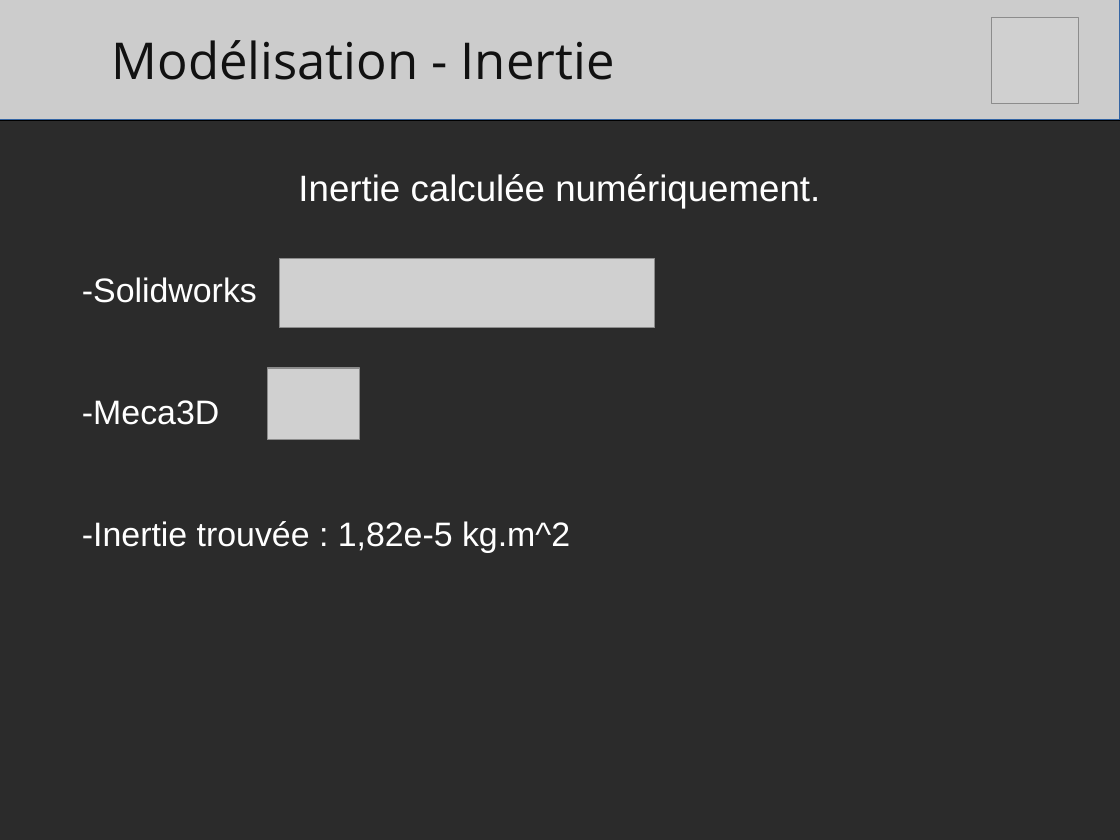
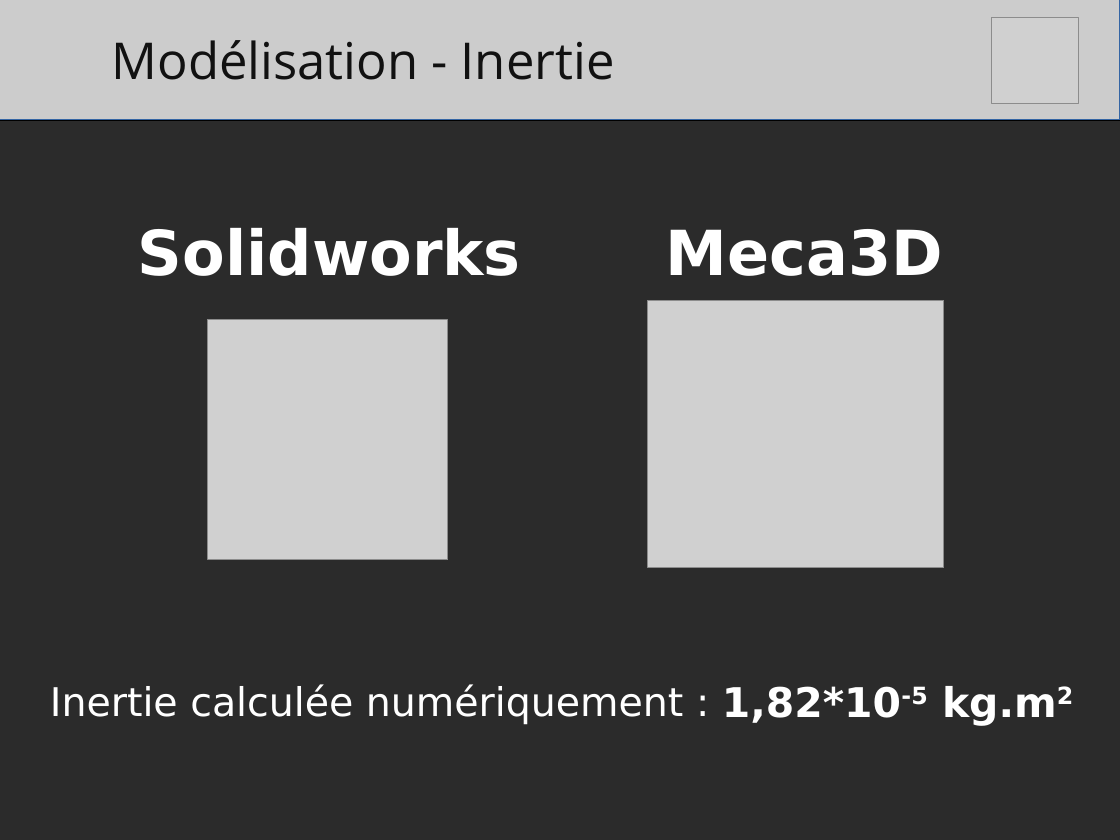
Before and after one commit to julienp17/WaveMirror, a slide deck: slide 5 of presentation/modelisation.odp. Drawn at 1120x840 pixels with LibreOffice and Linux fonts; fonts in the diff are those of the drawing; grey boxes stand for pictures; background and template pictures are left out; a plain dark background stands for a picture behind light text. Boxes give left, top, right and bottom in pixels: in the first picture for what was removed or moved away, otherwise in the second. Text is boxed around its words. In the diff, an @@ line names an element or a change of style, - is before the commit and + after.

```diff
--- a/presentation/modelisation.odp
+++ b/presentation/modelisation.odp
@@ text added at [138,228,521,276], 44 pt, text #FFFFFF, bold @@
+Solidworks
@@ text added at [666,229,943,276], 44 pt, text #FFFFFF, bold @@
+Meca3D
@@ picture: place and size @@
-picture at [267,368,360,440]
+picture at [208,320,448,560]
@@ picture: place and size @@
-picture at [281,258,656,328]
+picture at [648,301,944,569]
@@ text at [50,684,684,725]: text changed; size 26 to 28 pt; font Arial to DejaVu Sans @@
-Inertie calculée numériquement.
+Inertie calculée numériquement :
@@ text at [722,686,1057,726]: text changed; size 24 to 29 pt; font Arial to DejaVu Sans; bold on @@
--Solidworks
--Meca3D
--Inertie trouvée : 1,82e-5 kg.m^2
+1,82*10-5 kg.m2
```
Also in this commit, not shown: 7 other slides changed.
